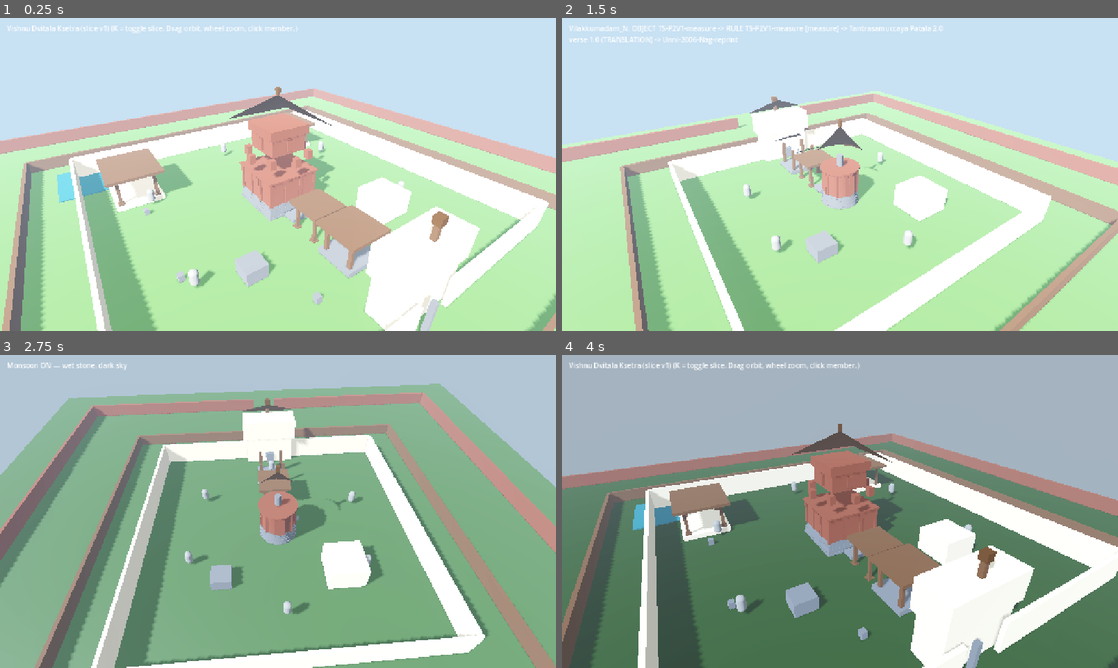
Above: before the commit, frames 1-4 (two rows, left to right).
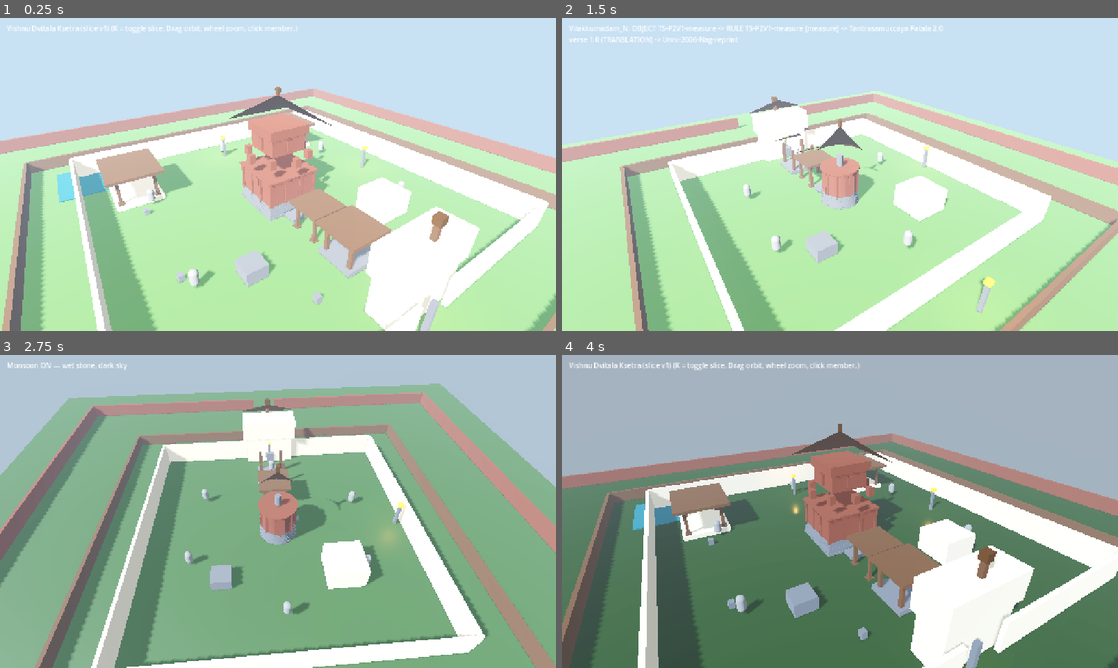
Above: after the commit, the same moments.

Repository: neerajaj96/kalari-game
Game: Godot game, scene res://scenes/ksetra.tscn
The game is run twice, just before and just after one commit, with the same random seed, the same clock (stepped at 60 frames per second) and the same inputs. This scene is started directly instead of the project's main scene.
Inputs (mouse positions are in pixels of both pictures, inside the frame that each line leads up to):
- Up to frame 1 (0.25 s): no input
- Up to frame 2 (1.5 s): tap Enter at 0.5 s; move the mouse to (962, 158) at 0.52 s; hold Right (ui_right) 0.53-1.25 s; tap K at 0.6 s; click (962, 158) at 0.67 s; drag from (728, 190) to (812, 237) at 1.27 s
- Up to frame 3 (2.75 s): tap Space at 2 s; move the mouse to (333, 442) at 2.02 s; hold Right (ui_right) from 2.03 s (still down); tap R at 2.1 s
- Up to frame 4 (4 s): release Right (ui_right) at 2.75 s; drag from (812, 574) to (673, 464) at 2.77 s; move the mouse to (1006, 558) at 3.52 s; hold Left (ui_left) from 3.53 s (still down); tap K at 3.6 s

The runs differ from the first frame. In frame 1, 0.1% of the frame differs, in the area x 39-67%, y 37-48%; in frame 2, 0.2%, in the area x 39-78%, y 38-95%; in frame 3, 0.2%; in frame 4, 0.2%.

Commit message:
Ksetra demo: day-night, monsoon, flicker lamps

Diff:
--- a/scenes/ksetra.tscn
+++ b/scenes/ksetra.tscn
@@ -1,8 +1,11 @@
-[gd_scene load_steps=5 format=3]
+[gd_scene load_steps=8 format=3]
 
 [ext_resource type="Script" path="res://godot/ksetra_demo.gd" id="1"]
 [ext_resource type="Material" path="res://materials/ground_green.tres" id="2"]
 [ext_resource type="Script" path="res://scripts/lighting_preset.gd" id="3"]
+[ext_resource type="Script" path="res://scripts/lamp_flicker.gd" id="4"]
+[ext_resource type="Material" path="res://materials/shrine_yellow.tres" id="5"]
+[ext_resource type="Material" path="res://materials/granite.tres" id="6"]
 
 [sub_resource type="Environment" id="env"]
 background_mode = 1
@@ -72,6 +75,66 @@
 draw_pass_1 = SubResource("rainmesh")
 position = Vector3(0, 8, 0)
 
+[node name="LampE" type="OmniLight3D" parent="."]
+script = ExtResource("4")
+position = Vector3(14.0, 2.4, 0)
+light_color = Color(1, 0.72, 0.38, 1)
+light_energy = 0.7
+omni_range = 6.0
+base = 0.7
+
+[node name="LampEPost" type="CSGBox3D" parent="."]
+material = ExtResource("6")
+use_collision = true
+size = Vector3(0.25, 2.2, 0.25)
+position = Vector3(14.0, 1.1, 0)
+
+[node name="LampEGlow" type="CSGBox3D" parent="."]
+material = ExtResource("5")
+use_collision = true
+size = Vector3(0.4, 0.3, 0.4)
+position = Vector3(14.0, 2.3, 0)
+
+[node name="LampW" type="OmniLight3D" parent="."]
+script = ExtResource("4")
+position = Vector3(-11.0, 2.4, 0)
+light_color = Color(1, 0.72, 0.38, 1)
+light_energy = 0.7
+omni_range = 6.0
+base = 0.7
+
+[node name="LampWPost" type="CSGBox3D" parent="."]
+material = ExtResource("6")
+use_collision = true
+size = Vector3(0.25, 2.2, 0.25)
+position = Vector3(-11.0, 1.1, 0)
+
+[node name="LampWGlow" type="CSGBox3D" parent="."]
+material = ExtResource("5")
+use_collision = true
+size = Vector3(0.4, 0.3, 0.4)
+position = Vector3(-11.0, 2.3, 0)
+
+[node name="LampN" type="OmniLight3D" parent="."]
+script = ExtResource("4")
+position = Vector3(0, 2.4, -11.0)
+light_color = Color(1, 0.72, 0.38, 1)
+light_energy = 0.7
+omni_range = 6.0
+base = 0.7
+
+[node name="LampNPost" type="CSGBox3D" parent="."]
+material = ExtResource("6")
+use_collision = true
+size = Vector3(0.25, 2.2, 0.25)
+position = Vector3(0, 1.1, -11.0)
+
+[node name="LampNGlow" type="CSGBox3D" parent="."]
+material = ExtResource("5")
+use_collision = true
+size = Vector3(0.4, 0.3, 0.4)
+position = Vector3(0, 2.3, -11.0)
+
 [node name="ProvenanceUI" type="CanvasLayer" parent="."]
 
 [node name="ProvenanceLabel" type="Label" parent="ProvenanceUI"]
